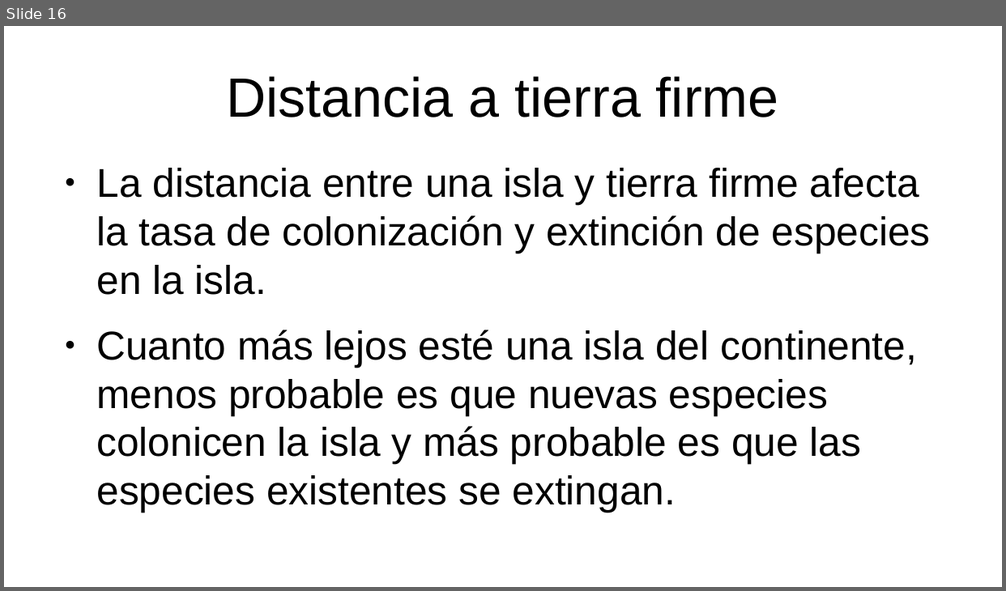
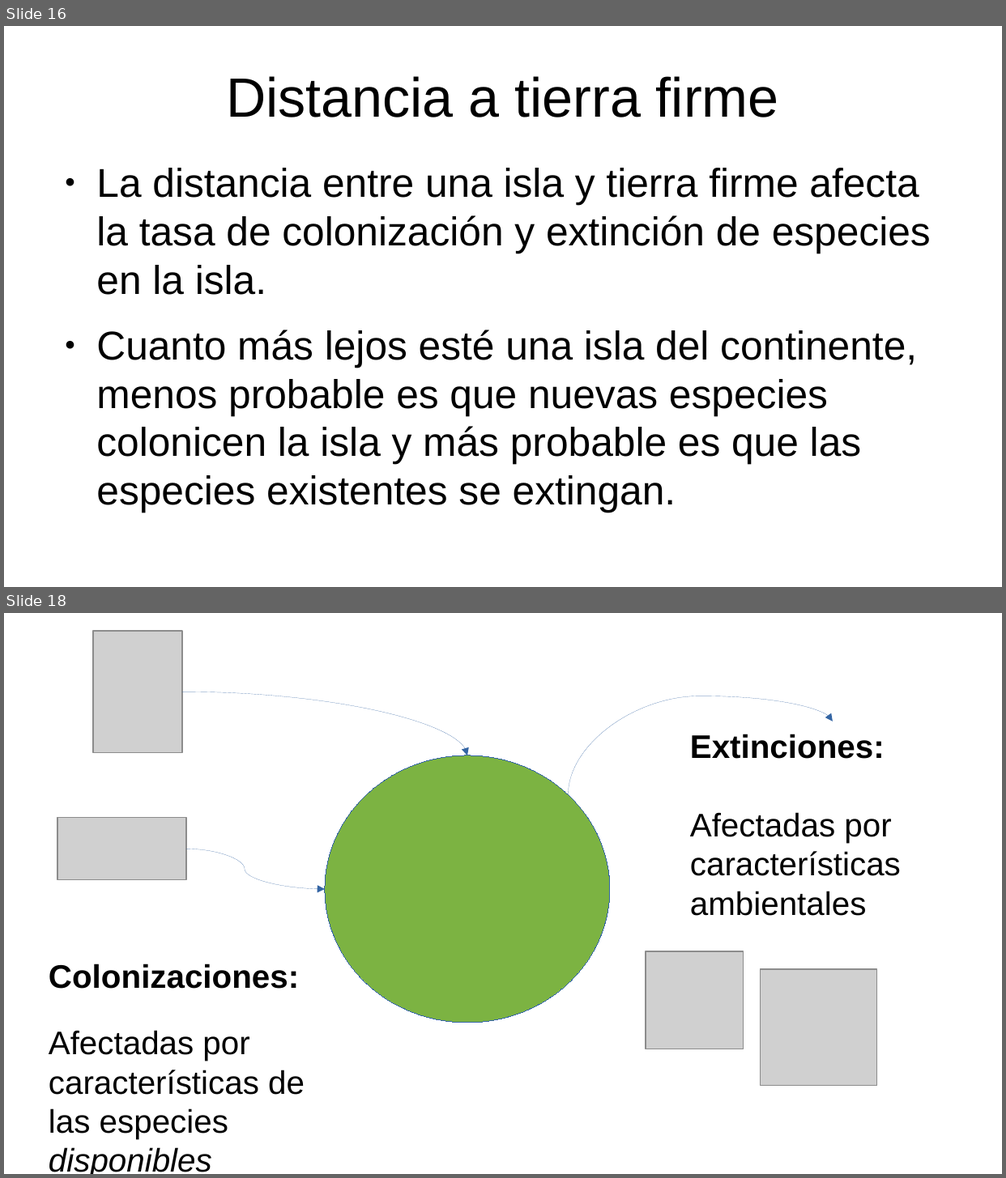
Before and after one commit to gerardommc/Ecologia-Teorica, a slide deck: Metapoblaciones.odp. Shown one above the other, each under a label of ours: slide 16 before the commit, slides 16 and 18 after it; the slides between them are not shown. The pictures are 1006x591 and 1006x1178 pixels, drawn with LibreOffice and Linux fonts; fonts in the diff are those of the drawing; grey boxes stand for pictures. Boxes give left, top, right and bottom in pixels: in the first picture for what was removed or moved away, otherwise in the second. Text is boxed around its words. In the diff, an @@ line names an element or a change of style, - is before the commit and + after.

```diff
--- a/Metapoblaciones.odp
+++ b/Metapoblaciones.odp
@@ slide 18 added at (x1=4, y1=613, x2=1002, y2=1174), background #FFFFFF @@
@@ picture added at (x1=93, y1=631, x2=181, y2=753) @@
@@ curved arrow added from (182, 692) to (467, 756), #3465A4 0 pt @@
@@ curved arrow added from (568, 795) to (833, 722), #3465A4 0 pt @@
@@ text added at (x1=690, y1=734, x2=901, y2=916), 26 pt, text #000000 @@
+Extinciones:
+Afectadas por características ambientales
@@ ellipse added at (x1=325, y1=756, x2=610, y2=1022), fill #7CB342, outline #3465A4 0 pt @@
@@ picture added at (x1=57, y1=818, x2=186, y2=880) @@
@@ curved arrow added from (186, 850) to (325, 889), #3465A4 0 pt @@
@@ picture added at (x1=646, y1=952, x2=744, y2=1050) @@
@@ text added at (x1=49, y1=964, x2=305, y2=1174), 26 pt, text #000000 @@
+Colonizaciones:
+Afectadas por características de las especies disponibles
@@ picture added at (x1=761, y1=969, x2=878, y2=1087) @@
```
Also in this commit, not shown: 8 slides changed, 3 other slides added, 5 slides removed, 16 other files.
